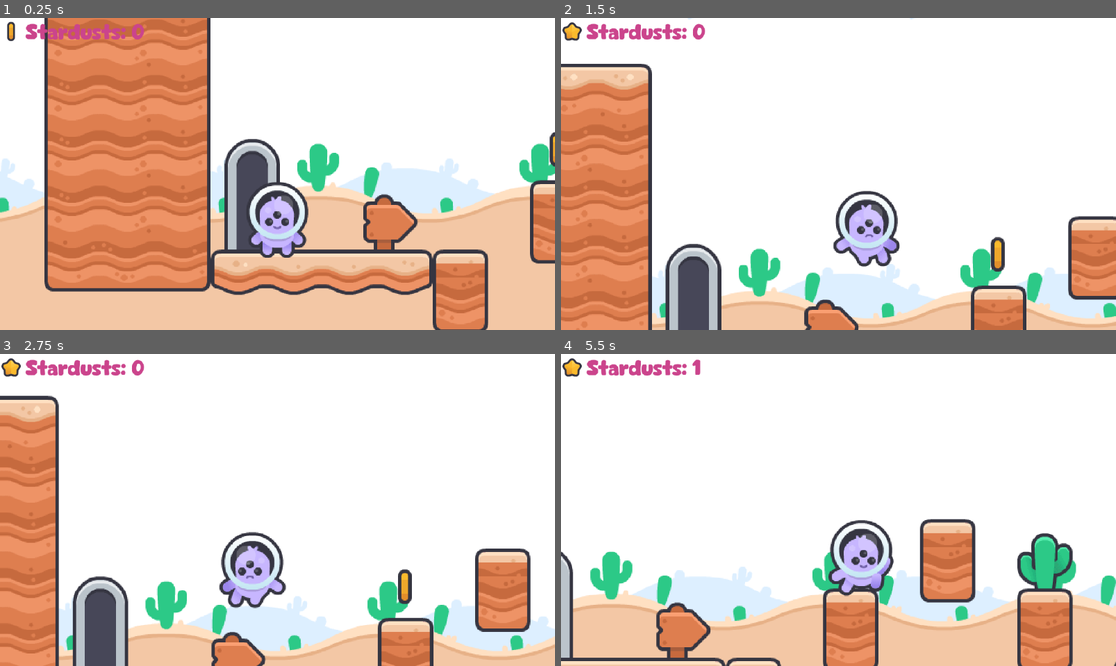
Above: before the commit, frames 1-4 (two rows, left to right).
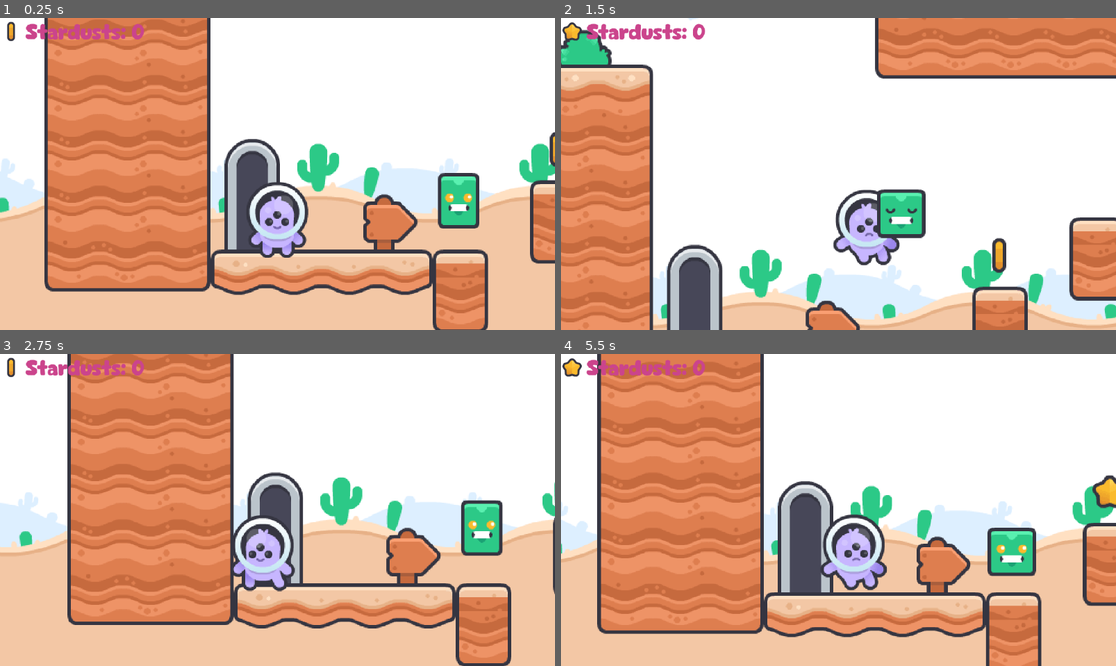
Above: after the commit, the same moments.

Repository: nwjns/2d-planet-oddball-final-game
Game: Godot game, scene res://scenes/level2.tscn
Two runs of this game, one before a commit and one after it. Both use one fixed random seed, a clock stepped at 60 frames per second and the inputs below. This scene is started directly instead of the project's main scene.
Inputs:
- Up to frame 1 (0.25 s): no input
- Up to frame 2 (1.5 s): hold Right (ui_right) from 0.53 s (still down); tap Space (jump) at 0.6, 0.77, 1.07, 1.35 s
- Up to frame 3 (2.75 s): tap Space (jump) at 1.52, 1.82, 2.1 s; release Right (ui_right) at 2.03 s; hold Left (ui_left) from 2.03 s (still down)
- Up to frame 4 (5.5 s): release Left (ui_left) at 2.78 s; hold Right (ui_right) 2.78-4.28 s; tap Space (jump) at 2.85, 3.02, 3.32, 3.6, 3.77, 4.07, 4.35, 4.52, 4.82, 5.1 s; hold Left (ui_left) 4.28-5.03 s; hold Right (ui_right) from 5.03 s (still down)

The runs differ from the first frame. In frame 1, 1.3% of the frame differs, in the area x 78-87%, y 49-68%; in frame 2, 15%; in frame 3, 66%, in the area x 0-100%, y 0-100%; in frame 4, 55%.

Commit message:
added enemies on level 2

Diff:
--- /dev/null
+++ b/planet-oddball-final-na/scenes/jumpingslime.tscn
@@ -0,0 +1,65 @@
+[gd_scene load_steps=10 format=3 uid="uid://b04ik4emhii3d"]
+
+[ext_resource type="Script" uid="uid://dfhchme2dw43f" path="res://scripts/mouse.gd" id="1_x6p1g"]
+[ext_resource type="Texture2D" uid="uid://c6u3yrlf8133h" path="res://artassets/spritesheet-enemies-default.png" id="2_4bnk4"]
+[ext_resource type="PackedScene" uid="uid://dvtwjb0yykxn" path="res://scenes/killzone.tscn" id="3_shhgv"]
+
+[sub_resource type="AtlasTexture" id="AtlasTexture_ghgbe"]
+atlas = ExtResource("2_4bnk4")
+region = Rect2(192, 128, 64, 64)
+
+[sub_resource type="AtlasTexture" id="AtlasTexture_6pqms"]
+atlas = ExtResource("2_4bnk4")
+region = Rect2(192, 256, 64, 64)
+
+[sub_resource type="AtlasTexture" id="AtlasTexture_oviks"]
+atlas = ExtResource("2_4bnk4")
+region = Rect2(192, 64, 64, 64)
+
+[sub_resource type="AtlasTexture" id="AtlasTexture_wflck"]
+atlas = ExtResource("2_4bnk4")
+region = Rect2(192, 192, 64, 64)
+
+[sub_resource type="SpriteFrames" id="SpriteFrames_u5k71"]
+animations = [{
+"frames": [{
+"duration": 1.0,
+"texture": SubResource("AtlasTexture_ghgbe")
+}, {
+"duration": 1.0,
+"texture": SubResource("AtlasTexture_6pqms")
+}, {
+"duration": 1.0,
+"texture": SubResource("AtlasTexture_oviks")
+}, {
+"duration": 1.0,
+"texture": SubResource("AtlasTexture_wflck")
+}],
+"loop": true,
+"name": &"default",
+"speed": 5.0
+}]
+
+[sub_resource type="RectangleShape2D" id="RectangleShape2D_b621j"]
+size = Vector2(37, 45)
+
+[node name="slime" type="Node2D"]
+script = ExtResource("1_x6p1g")
+
+[node name="AnimatedSprite2D" type="AnimatedSprite2D" parent="."]
+sprite_frames = SubResource("SpriteFrames_u5k71")
+autoplay = "default"
+
+[node name="killzone" parent="." instance=ExtResource("3_shhgv")]
+
+[node name="CollisionShape2D" type="CollisionShape2D" parent="killzone"]
+position = Vector2(0.5, 4.5)
+shape = SubResource("RectangleShape2D_b621j")
+
+[node name="RayCastUp" type="RayCast2D" parent="."]
+position = Vector2(0, 9)
+target_position = Vector2(0, -48)
+
+[node name="RayCastDown" type="RayCast2D" parent="."]
+position = Vector2(0, 10)
+target_position = Vector2(0, 37)
--- a/planet-oddball-final-na/scenes/level2.tscn
+++ b/planet-oddball-final-na/scenes/level2.tscn
@@ -6,6 +6,7 @@
 [ext_resource type="PackedScene" uid="uid://0tqjm03gj13a" path="res://scenes/player.tscn" id="5_56gwk"]
 [ext_resource type="PackedScene" uid="uid://egjlrp6fbjhh" path="res://scenes/stardusts.tscn" id="6_ve5ok"]
 [ext_resource type="PackedScene" uid="uid://dvtwjb0yykxn" path="res://scenes/killzone.tscn" id="7_cleqw"]
+[ext_resource type="PackedScene" uid="uid://b04ik4emhii3d" path="res://scenes/jumpingslime.tscn" id="8_hrcei"]
 [ext_resource type="PackedScene" uid="uid://mx7a4nl0wwq6" path="res://scenes/hud.tscn" id="9_g8vcy"]
 
 [sub_resource type="TileSetAtlasSource" id="TileSetAtlasSource_wwpf4"]
@@ -4628,7 +4629,7 @@
 layer_1/name = "skies"
 layer_1/tile_data = PackedInt32Array(-3342368, 1048577, 32, -3276832, 1048577, 32, -3211296, 1048577, 32, -3145760, 104 …(67560 unchanged characters)…
 layer_2/name = "mid"
-layer_2/tile_data = PackedInt32Array(-196613, 262144, 8, -19 …(1862 unchanged characters)… , -458756, 983040, 1, -720900, 983040, 0)
+layer_2/tile_data = PackedInt32Array(-196613, 262144, 8, -19 …(1862 unchanged characters)… , -458756, 983040, 1, -720900, 983040, 0, -1834997, 327680, 0, -1834993, 327680, 1, -1834989, 327680, 1, -1834985, 327680, 1, -1834981, 327680, 1, -1834977, 327680, 268435456, -2097121, 262144, 11, -2097125, 262144, 13, -2097129, 262144, 13, -2097133, 262144, 13, -2097137, 262144, 13, -2097141, 262144, 12, -2359267, 851968, 14, -589763, 983040, 13, -589760, 983040, 13, -1835023, 983040, 13, -1835020, 983040, 13, -2359284, 983040, 13, -2359281, 983040, 13)
 
 [node name="Player" parent="." instance=ExtResource("5_56gwk")]
 
@@ -4662,6 +4663,15 @@
 
 [node name="HUD" parent="." instance=ExtResource("9_g8vcy")]
 
+[node name="slime" parent="." instance=ExtResource("8_hrcei")]
+position = Vector2(1438, 584)
+
+[node name="slime2" parent="." instance=ExtResource("8_hrcei")]
+position = Vector2(1839, 566)
+
+[node name="slime4" parent="." instance=ExtResource("8_hrcei")]
+position = Vector2(764, 579)
+
 [connection signal="body_entered" from="stardust1" to="HUD" method="_on_stardust_1_body_entered"]
 [connection signal="body_entered" from="stardust2" to="HUD" method="_on_stardust_1_body_entered"]
 [connection signal="body_entered" from="stardust3" to="HUD" method="_on_stardust_1_body_entered"]
--- a/planet-oddball-final-na/scripts/mouse.gd
+++ b/planet-oddball-final-na/scripts/mouse.gd
@@ -3,17 +3,15 @@
 const speed = 90
 
 var direction = 1
-@onready var ray_cast_right = $RayCastRight
-@onready var ray_cast_left = $RayCastLeft
+@onready var ray_cast_down = $RayCastDown
+@onready var ray_cast_up = $RayCastUp
 @onready var animated_sprite = $AnimatedSprite2D
 
 func _process(delta):
-	if ray_cast_right.is_colliding():
+	if ray_cast_down.is_colliding():
 		direction = -1
-		animated_sprite.flip_h = false
 
-	if ray_cast_left.is_colliding():
+	if ray_cast_up.is_colliding():
 		direction = 1
-		animated_sprite.flip_h = true
 
-	position.x += direction * speed * delta
+	position.y += direction * speed * delta
Not shown: 1 places in planet-oddball-final-na/scenes/level2.tscn that only renumber resources
